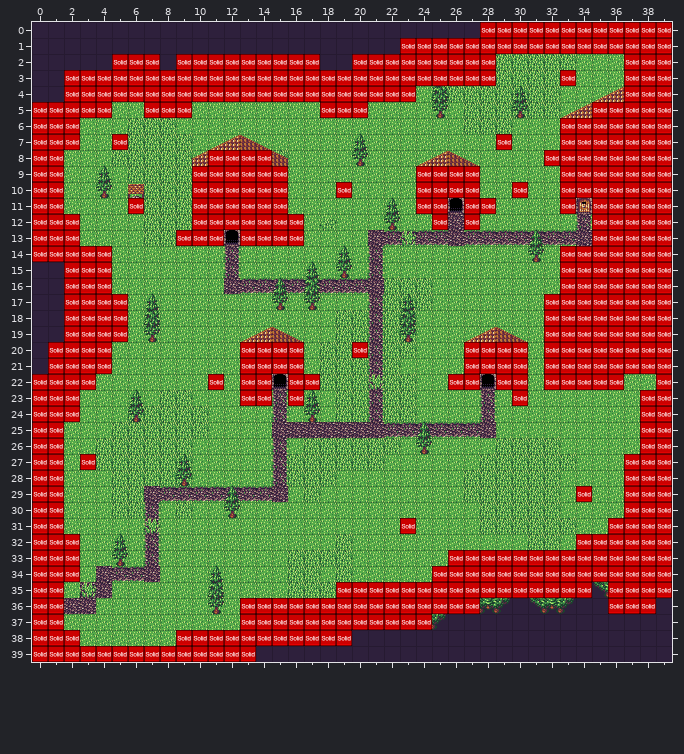
Level history. Tiled map: game/data/map/area01.tmx. This is how it looked before the edit.
Cells are 32x32 px. Shown: x 0..39, y 0..39.
Now the later version:
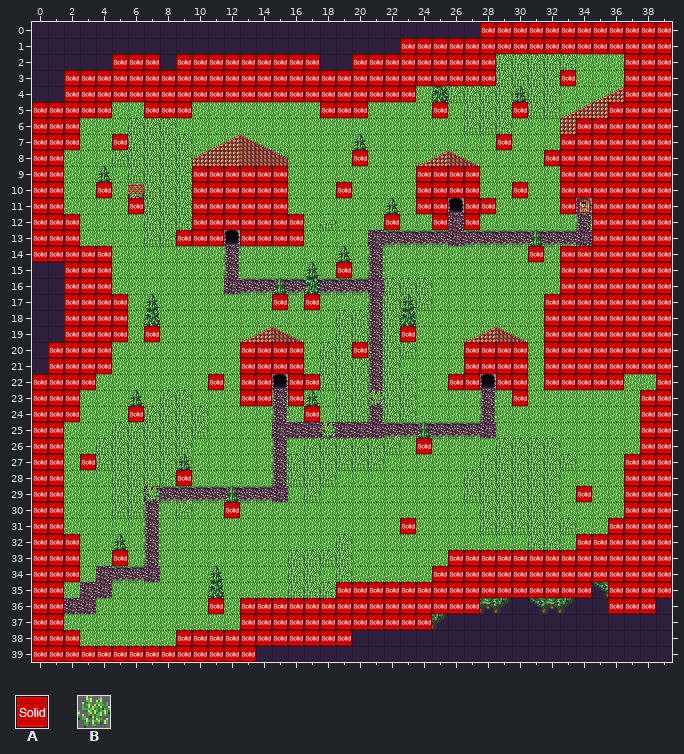
Key: from "metatiles32x32": A 0 "solid"; from "town_forest_tiles": B 81.
_ is an empty cell.
Tiles of an added or newly shown layer are drawn over the layers below it.
Change:
{"where": "layer \"roadgrass\" (added)"}
{"y":23,"x":21,"old":"_","new":"B"}
{"y":25,"x":18,"old":"_","new":"B"}
{"y":29,"x":7,"old":"_","new":"B"}
{"where": "layer \"trees1\""}
{"y":13,"x":23,"old":"B","new":"_"}
{"y":22,"x":21,"old":"B","new":"_"}
{"y":31,"x":7,"old":"B","new":"_"}
{"y":35,"x":3,"old":"B","new":"_"}
{"where": "layer \"collision\""}
{"y":5,"x":25,"old":"_","new":"A"}
{"y":5,"x":30,"old":"_","new":"A"}
{"y":5,"x":35,"old":"A","new":"_"}
{"y":6,"x":33,"old":"A","new":"_"}
{"y":8,"x":11,"old":"AAAA","new":"____"}
{"y":8,"x":20,"old":"_","new":"A"}
{"y":10,"x":4,"old":"_","new":"A"}
{"y":12,"x":22,"old":"_","new":"A"}
{"y":14,"x":31,"old":"_","new":"A"}
{"y":15,"x":19,"old":"_","new":"A"}
{"y":17,"x":15,"old":"_","new":"A"}
{"y":17,"x":17,"old":"_","new":"A"}
{"y":19,"x":7,"old":"_","new":"A"}
{"y":19,"x":23,"old":"_","new":"A"}
{"y":24,"x":6,"old":"_","new":"A"}
{"y":24,"x":17,"old":"_","new":"A"}
{"y":26,"x":24,"old":"_","new":"A"}
{"y":28,"x":9,"old":"_","new":"A"}
{"y":30,"x":12,"old":"_","new":"A"}
{"y":33,"x":5,"old":"_","new":"A"}
{"y":36,"x":11,"old":"_","new":"A"}
